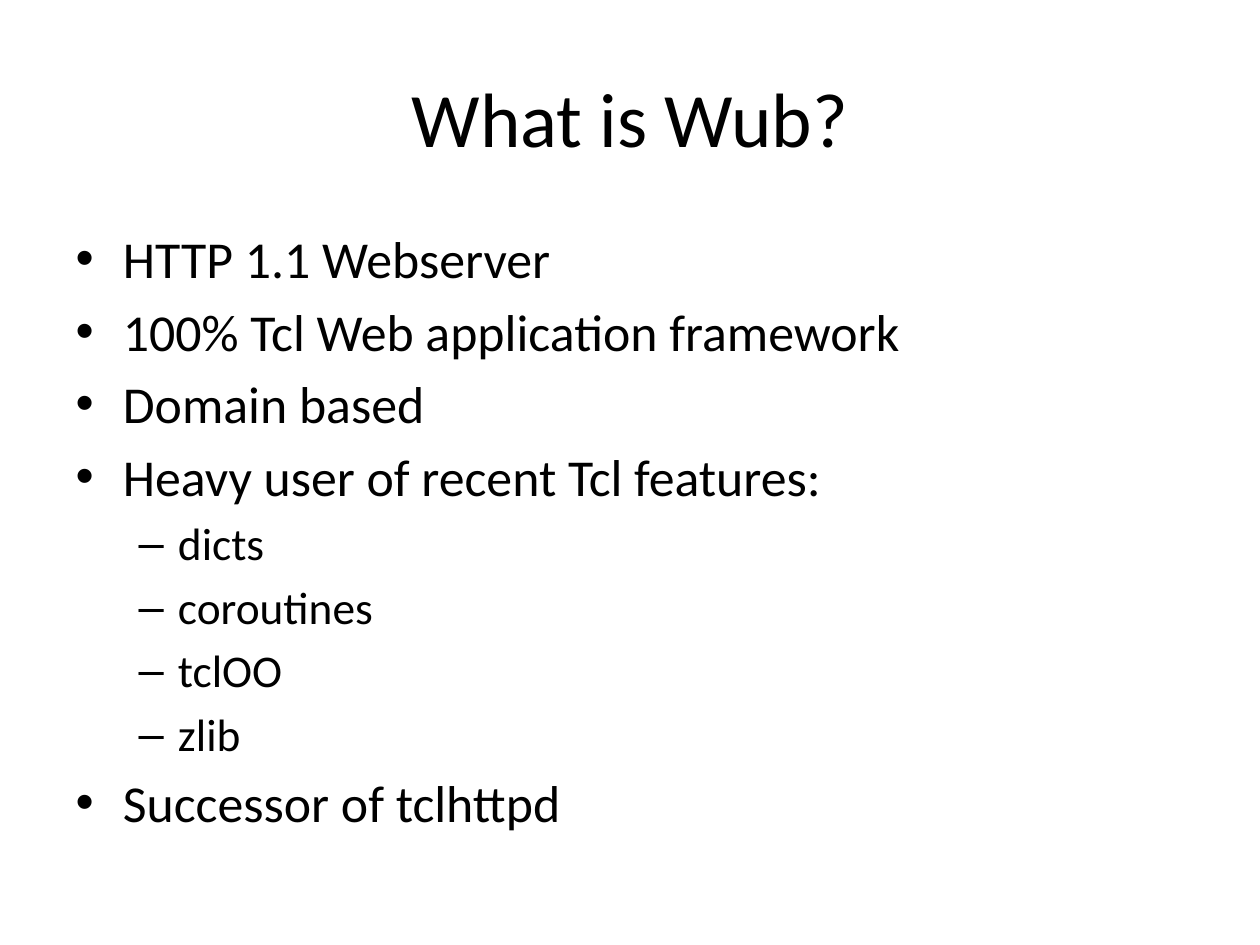
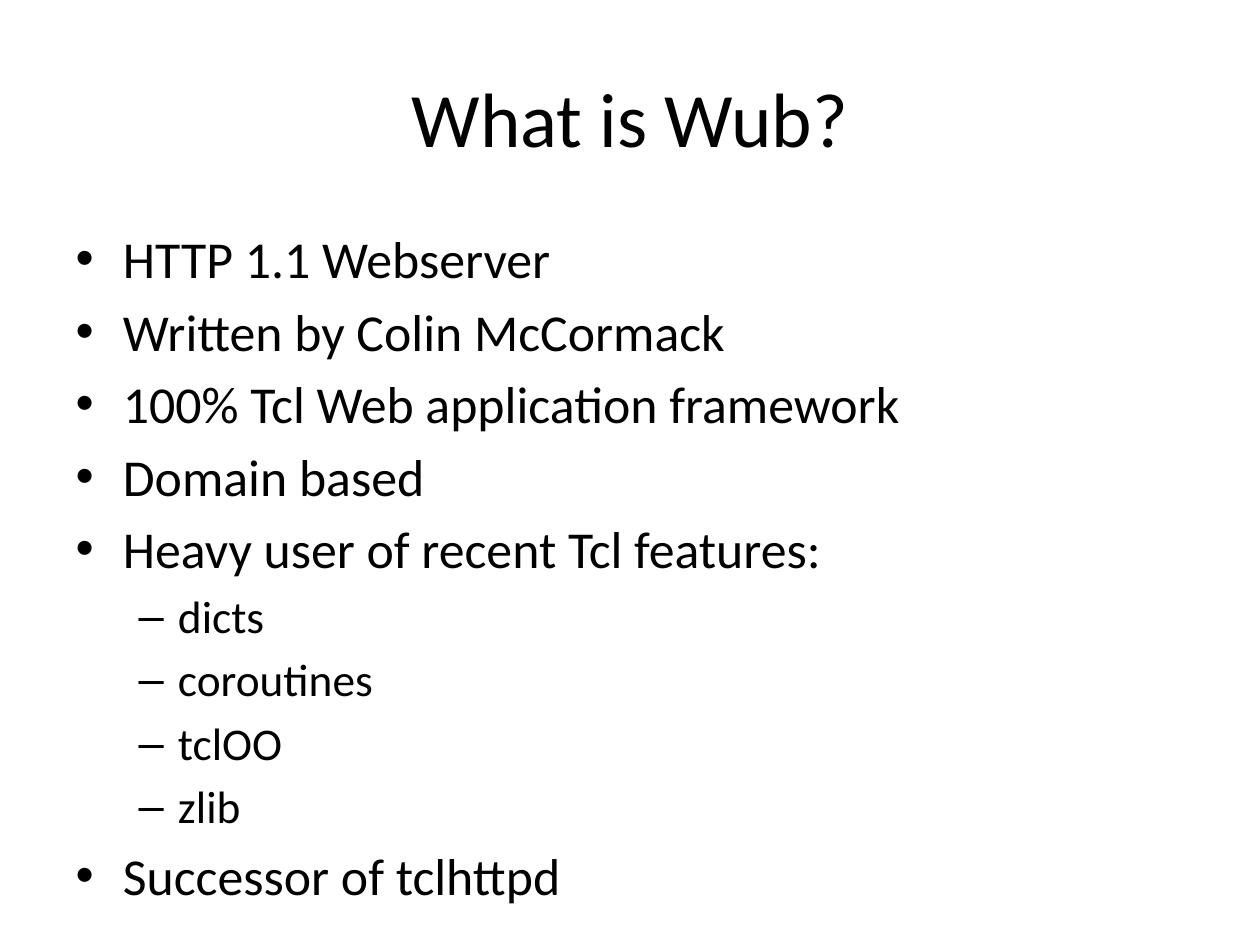
Before and after one commit to jdc8/wubwikit, a slide deck: slide 2 of wubexamples/Lets_Wub.pptx. Drawn at 1260x945 pixels with LibreOffice and Linux fonts; fonts in the diff are those of the drawing; background and template pictures are left out. Boxes give left, top, right and bottom in pixels: in the first picture for what was removed or moved away, otherwise in the second. Text is boxed around its words. In the diff, an @@ line names an element or a change of style, - is before the commit and + after.

```diff
--- a/wubexamples/Lets_Wub.pptx
+++ b/wubexamples/Lets_Wub.pptx
@@ text at bbox=[123, 315, 725, 360]: paragraph added @@
+• Written by Colin McCormack
```
Also in this commit, not shown: 3 other slides changed.
